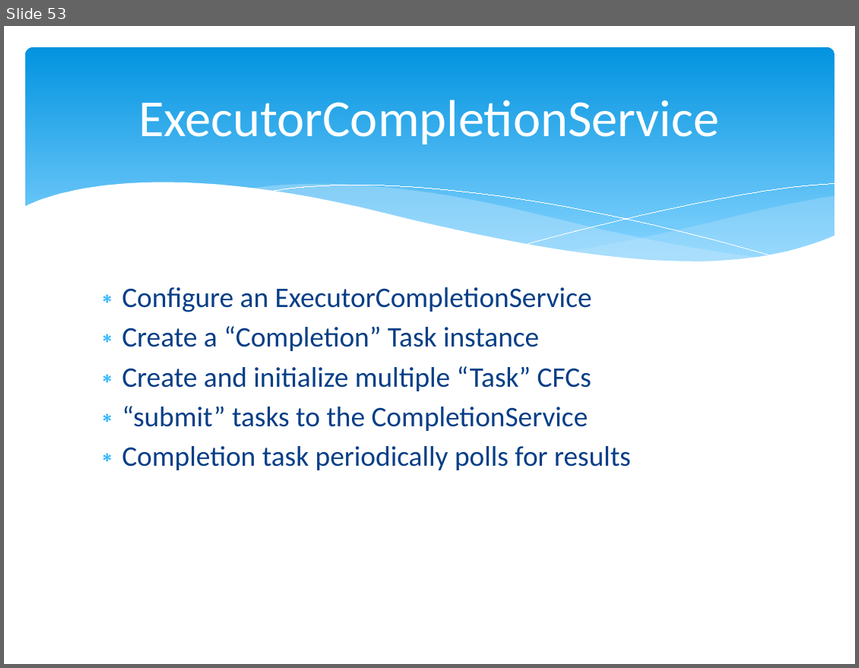
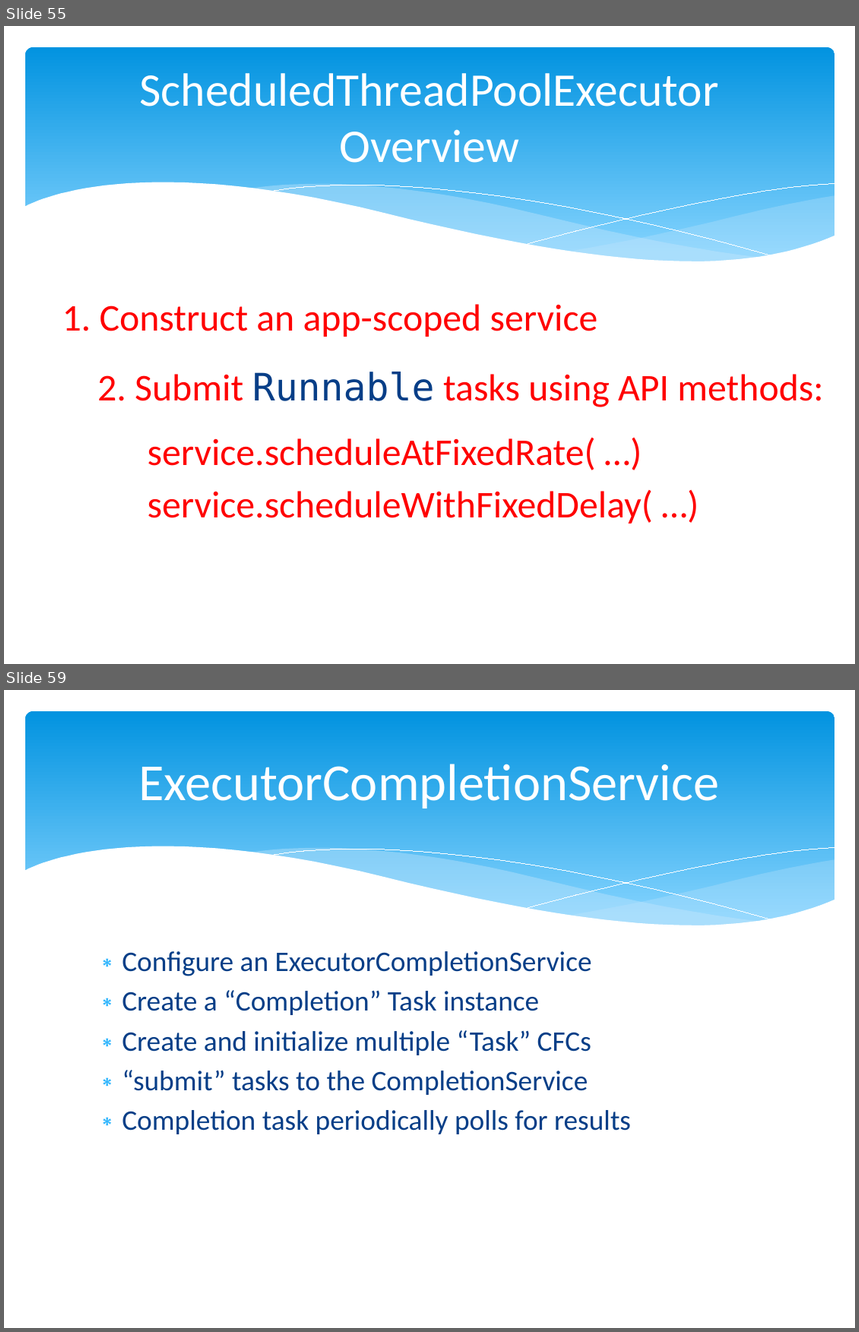
Before and after one commit to marcesher/mxunit-cfmeetups, a slide deck: CFObjective_2012_Concurrency/preso/concurrency_zen.pptx. Shown one above the other, each under a label of ours: slide 53 before the commit, slides 55 and 59 after it; the slides between them are not shown. The pictures are 859x668 and 859x1332 pixels, drawn with LibreOffice and Linux fonts; fonts in the diff are those of the drawing. Boxes give left, top, right and bottom in pixels: in the first picture for what was removed or moved away, otherwise in the second. Text is boxed around its words. In the diff, an @@ line names an element or a change of style, - is before the commit and + after.

```diff
--- a/CFObjective_2012_Concurrency/preso/concurrency_zen.pptx
+++ b/CFObjective_2012_Concurrency/preso/concurrency_zen.pptx
@@ slide 55 added at [4,26,855,664], background #FFFFFF; not listed: 6 template elements that a slide beside it also shows @@
@@ title added at [140,73,719,163], 39.6 pt, text #FFFFFF @@
+ScheduledThreadPoolExecutor Overview
@@ text added at [63,304,598,337], 32 pt, text #FF0000 @@
+1. Construct an app-scoped service
@@ text added at [97,372,823,408], 32 pt, text #FF0000 @@
+2. Submit Runnable tasks using API methods:
@@ text added at [148,438,653,524], 32 pt, text #FF0000 @@
+service.scheduleAtFixedRate( …)
+service.scheduleWithFixedDelay( …)
@@ what was slide 53 is now slide 59 @@
```
Also in this commit, not shown: 1 slide changed, 5 other slides added.
